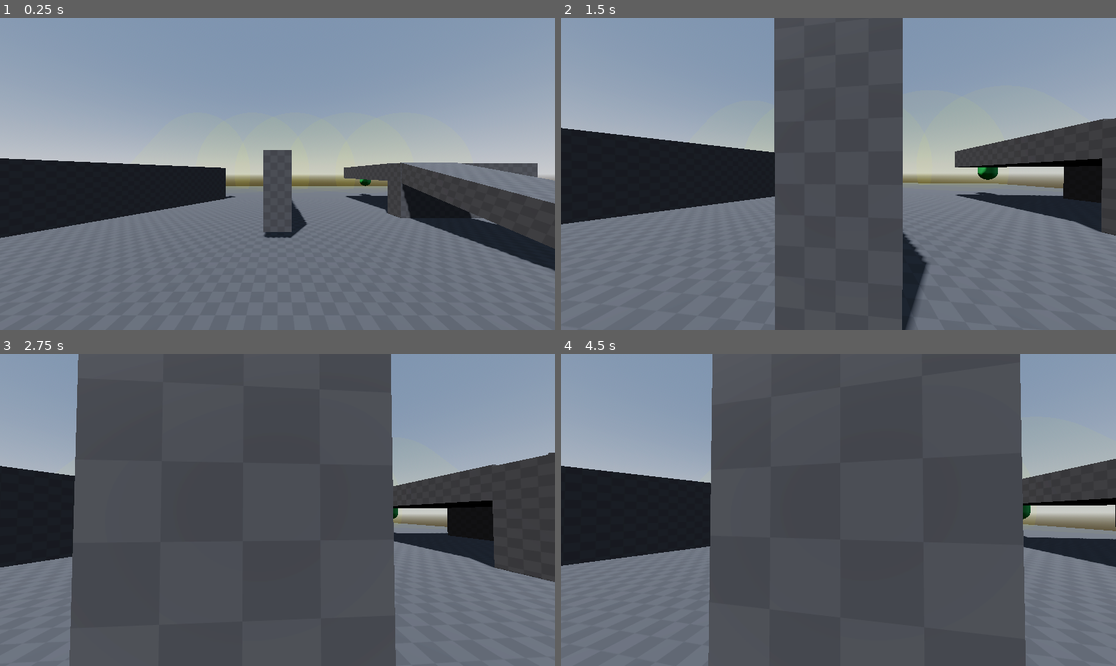
Above: before the commit, frames 1-4 (two rows, left to right).
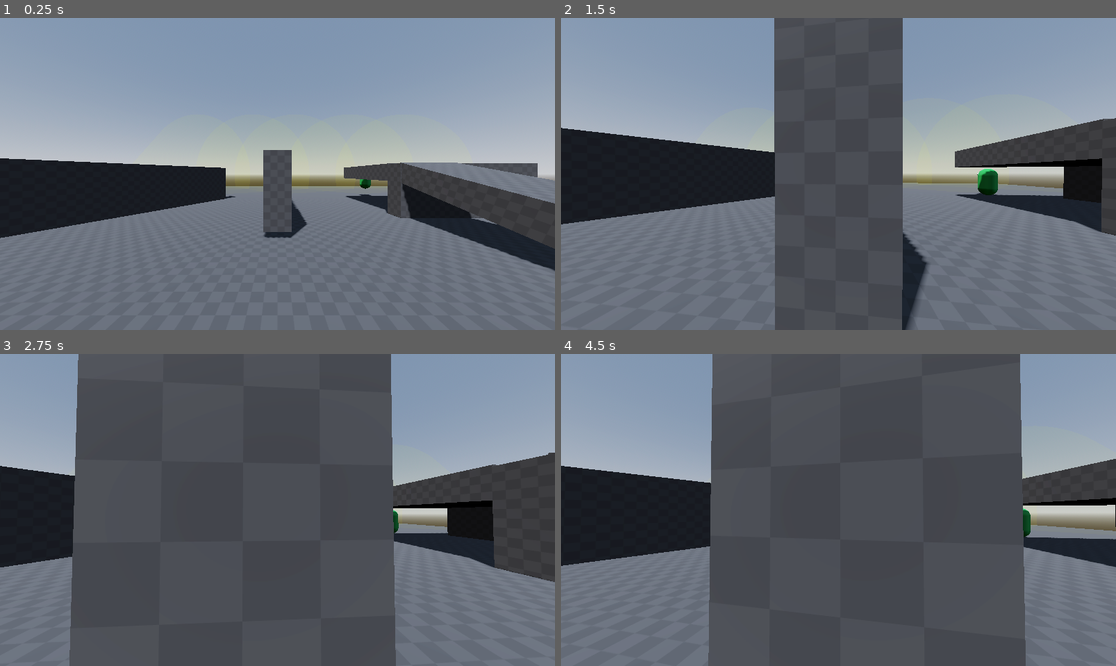
Above: after the commit, the same moments.

Repository: SzymonJaroslawski/rouge-descend
Game: Godot game, scene res://TestScenes/enemy_test.tscn
The game is run twice, just before and just after one commit, with the same random seed, the same clock (stepped at 60 frames per second) and the same inputs. This scene is started directly instead of the project's main scene.
Inputs (mouse positions are in pixels of both pictures, inside the frame that each line leads up to):
- Up to frame 1 (0.25 s): no input
- Up to frame 2 (1.5 s): move the mouse to (866, 174) at 0.52 s; hold W (forward) from 0.53 s (still down); move the mouse to (810, 174) at 1.27 s
- Up to frame 3 (2.75 s): keep holding W (forward); tap Enter at 2 s; move the mouse to (288, 503) at 2.02 s
- Up to frame 4 (4.5 s): keep holding W (forward); tap Space at 2.75, 4.25 s; move the mouse to (832, 516) at 2.77 s; tap Enter at 3.5 s; move the mouse to (877, 513) at 3.52 s; move the mouse to (794, 506) at 4.27 s

The runs differ from the first frame. In frame 1, less than 0.1% of the frame differs, in the area x 64-67%, y 52-58%; in frame 2, 0.3%, in the area x 74-79%, y 47-57%; in frame 3, less than 0.1%; in frame 4, 0.1%.
Error in both runs: Invalid type in function '_get_collision_shape_node_in_body' in base 'Area3D (VisionCone3D)'. The Object-derived class of argument 1 (CSGBox3D) is not a subcla…

Commit message:
Enemies now use move_and_slide even when not navigating

Diff:
--- a/Entities/Enemies/enemy.gd
+++ b/Entities/Enemies/enemy.gd
@@ -17,9 +17,9 @@
 var should_navigate: bool = false
 
 func _ready() -> void:
-	_setup_components()
+	_setup()
 
-func _setup_components() -> void:
+func _setup() -> void:
 	health_component.health = stats.health
 	player_detection_component.enemy_detected.connect(chase_component._on_enemy_detected)
 	player_detection_component.enemy_lost.connect(chase_component._on_enemy_lost)
@@ -43,8 +43,8 @@
 
 func _physics_process(delta: float) -> void:
 	if gravity_affected:
-		if !is_on_floor():
-			velocity.y -= ProjectSettings.get_setting("physics/3d/default_gravity") * delta
+			if !is_on_floor():
+				velocity.y -= ProjectSettings.get_setting("physics/3d/default_gravity") * delta
 
 	chase_component.global_position = global_position
 
@@ -53,6 +53,7 @@
 	global_rotation.y = _new_rot
 
 	if !should_navigate:
+		move_and_slide()
 		return
 
 	velocity.x = move_toward(velocity.x, new_position.x * stats.speed, delta * stats.accel)
